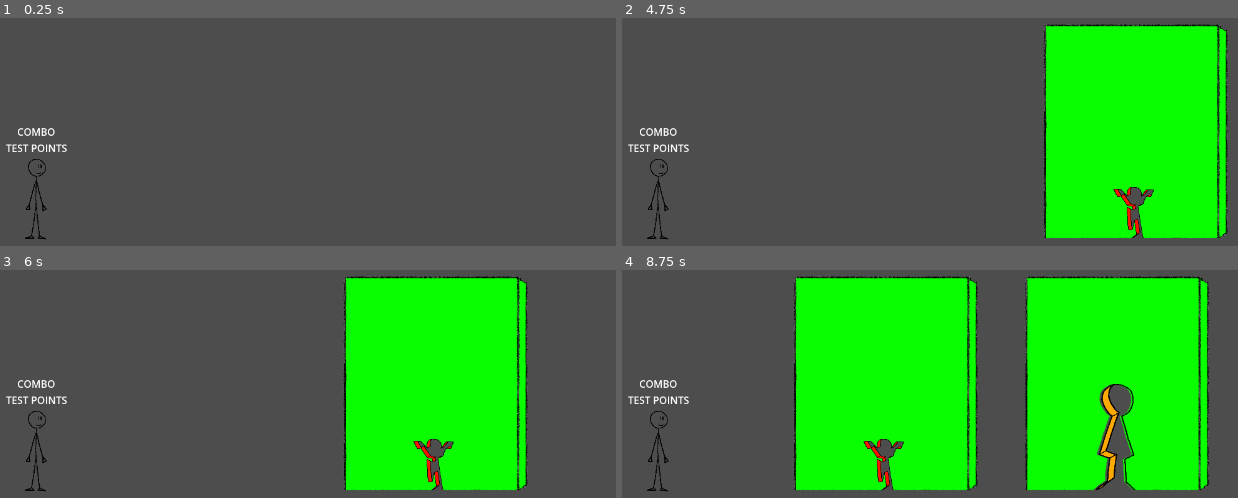
Above: before the commit, frames 1-4 (two rows, left to right).
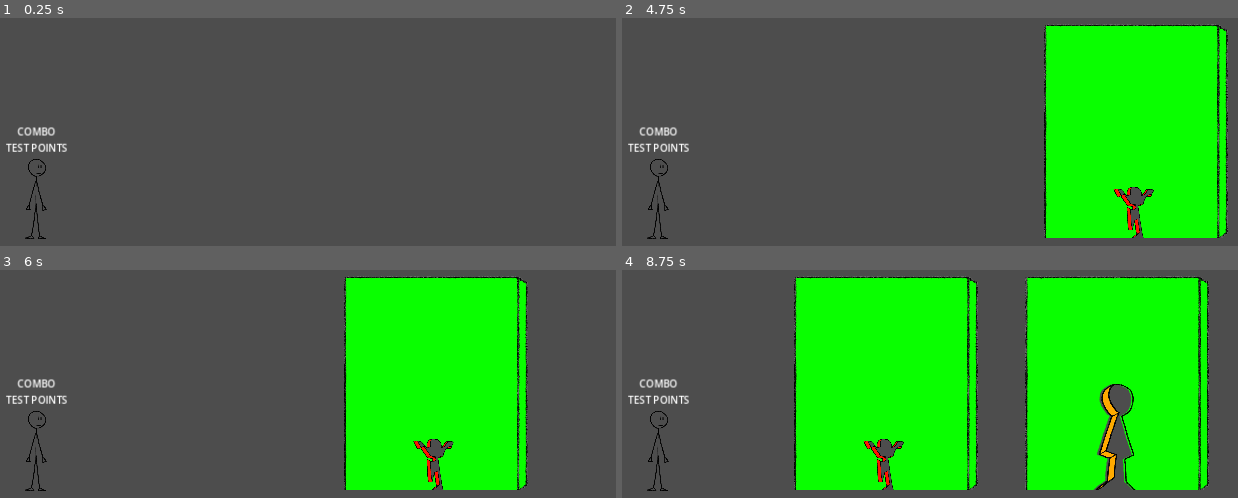
Above: after the commit, the same moments.

Repository: onegm/Scale-Game-Show
Game: Godot game, scene res://levels/Level1.tscn
Two runs of this game, one before a commit and one after it. Both use one fixed random seed, a clock stepped at 60 frames per second and the inputs below.
Inputs:
- Up to frame 1 (0.25 s): no input
- Up to frame 2 (4.75 s): tap Enter at 0.5, 2, 3.5 s; hold Right (pose_right) 0.53-1.28 s; tap A (look_left) at 0.6, 2.1, 3.6 s; tap Space at 1.25, 2.75, 4.25 s; hold Down (pose_down) 1.28-2.03 s; tap D (look_right) at 1.35, 2.85, 4.35 s; hold Right (pose_right) 2.03-2.78 s; hold Up (pose_up) 2.78-3.53 s; hold Left (pose_left) from 3.53 s (still down)
- Up to frame 3 (6 s): release Left (pose_left) at 5.03 s; hold Down (pose_down) 5.03-5.78 s; tap A (look_left) at 5.1 s; hold Right (pose_right) from 5.78 s (still down); tap D (look_right) at 5.85 s
- Up to frame 4 (8.75 s): release Right (pose_right) at 6.53 s; hold Up (pose_up) 6.53-7.28 s; tap A (look_left) at 6.6, 8.1 s; hold Right (pose_right) 7.28-8.03 s; tap D (look_right) at 7.35 s; hold Down (pose_down) from 8.03 s (still down)

The runs differ from the first frame. In frame 1, 0.4% of the frame differs, in the area x 0-11%, y 47-98%; in frame 2, 1.3%; in frame 3, 1.2%; in frame 4, 2.2%, in the area x 0-96%, y 2-98%.

Commit message:
Added start page

Diff:
--- a/autoloaders/game.gd
+++ b/autoloaders/game.gd
@@ -1 +1,6 @@
 extends Node
+
+var main_scene_path = "res://levels/Level1.tscn"
+
+func get_main_scene():
+	return load(main_scene_path)
--- a/project.godot
+++ b/project.godot
@@ -25,6 +25,7 @@
 
 window/size/viewport_width=1280
 window/size/viewport_height=720
+window/stretch/mode="canvas_items"
 
 [filesystem]
 
--- /dev/null
+++ b/ui/StartPage.tscn
@@ -0,0 +1,28 @@
+[gd_scene load_steps=2 format=3 uid="uid://bd2rauyj78jq3"]
+
+[ext_resource type="Script" path="res://ui/start_page.gd" id="1_2gmbw"]
+
+[node name="StartPage" type="Control"]
+layout_mode = 3
+anchors_preset = 15
+anchor_right = 1.0
+anchor_bottom = 1.0
+grow_horizontal = 2
+grow_vertical = 2
+script = ExtResource("1_2gmbw")
+
+[node name="Button" type="Button" parent="."]
+layout_mode = 1
+anchors_preset = 8
+anchor_left = 0.5
+anchor_top = 0.5
+anchor_right = 0.5
+anchor_bottom = 0.5
+offset_left = -224.0
+offset_top = -75.0
+offset_right = 224.0
+offset_bottom = 75.0
+grow_horizontal = 2
+grow_vertical = 2
+theme_override_font_sizes/font_size = 80
+text = "START"
--- /dev/null
+++ b/ui/start_page.gd
@@ -0,0 +1,7 @@
+extends Control
+
+func _ready():
+	$Button.pressed.connect(on_button_pressed)
+
+func on_button_pressed():
+	get_tree().change_scene_to_packed(Game.get_main_scene())
Not shown, changed: songs/song_timestamps/song_1.txt
